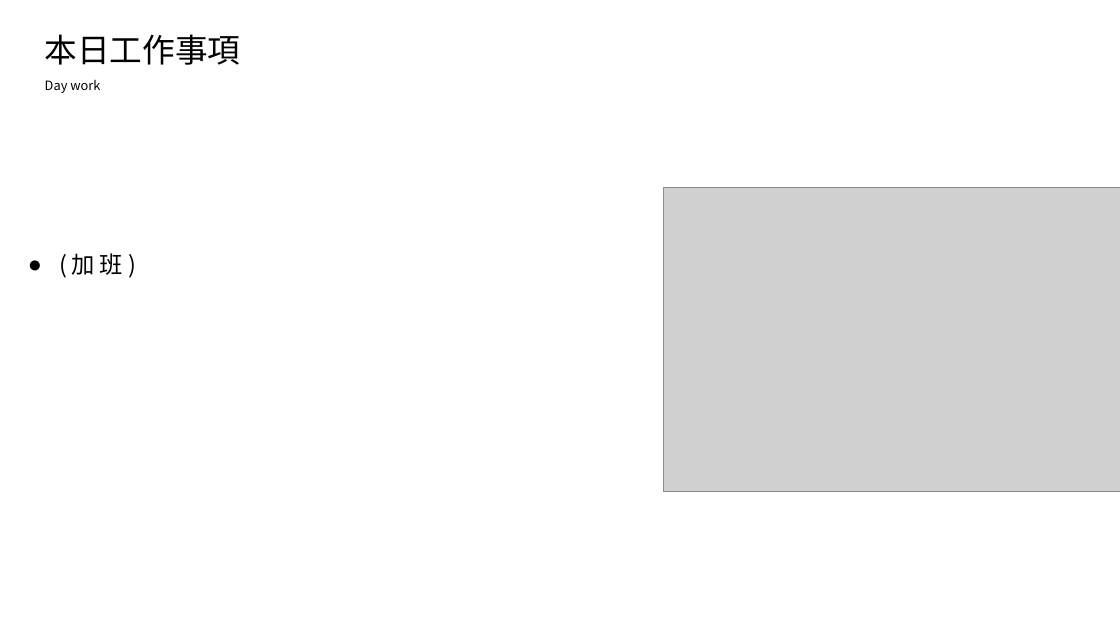
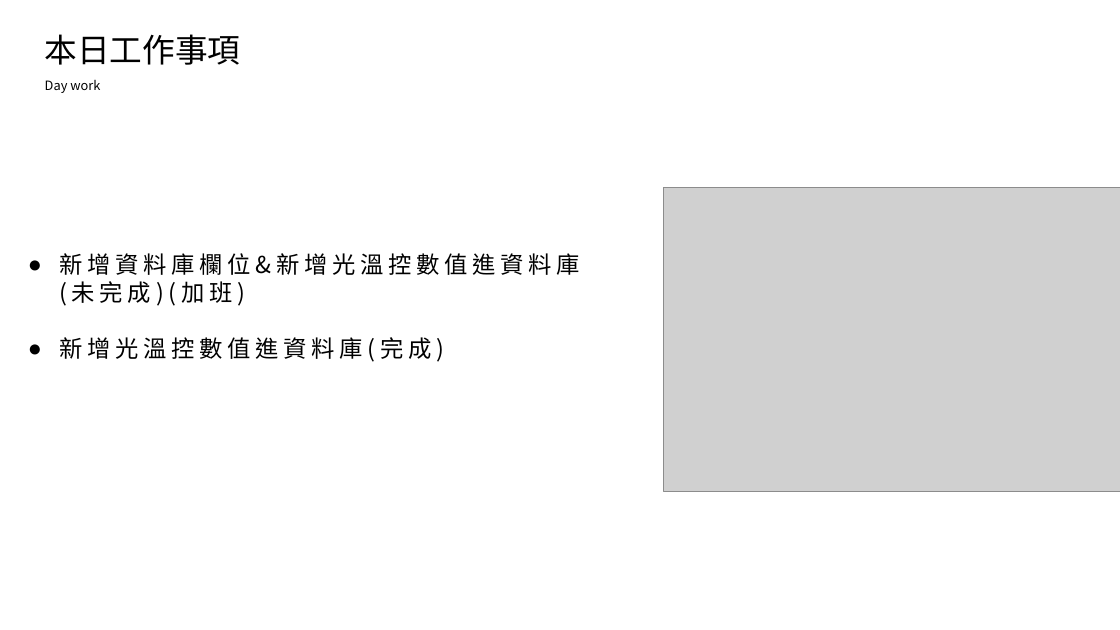
Before and after one commit to king637324/KnowledgeGreenhouseSystem, a slide deck: slide 2 of 工作日報_葉柏漢/2021.10/2021.10.18(加班)_2021.10.19工作日報_葉柏漢.pptx. Drawn at 1120x630 pixels with LibreOffice and Linux fonts; fonts in the diff are those of the drawing; grey boxes stand for pictures. Boxes give left, top, right and bottom in pixels: in the first picture for what was removed or moved away, otherwise in the second. Text is boxed around its words. In the diff, an @@ line names an element or a change of style, - is before the commit and + after.

```diff
--- a/工作日報_葉柏漢/2021.10/2021.10.18(加班)_2021.10.19工作日報_葉柏漢.pptx
+++ b/工作日報_葉柏漢/2021.10/2021.10.18(加班)_2021.10.19工作日報_葉柏漢.pptx
@@ text at bbox=[59, 253, 580, 362]: text changed @@
-● (加班)
+● 新增資料庫欄位&新增光溫控數值進資料庫(未完成)(加班)
+● 新增光溫控數值進資料庫(完成)
```
Also in this commit, not shown: 1 other slide changed, 2 slides added, 6 other files.
